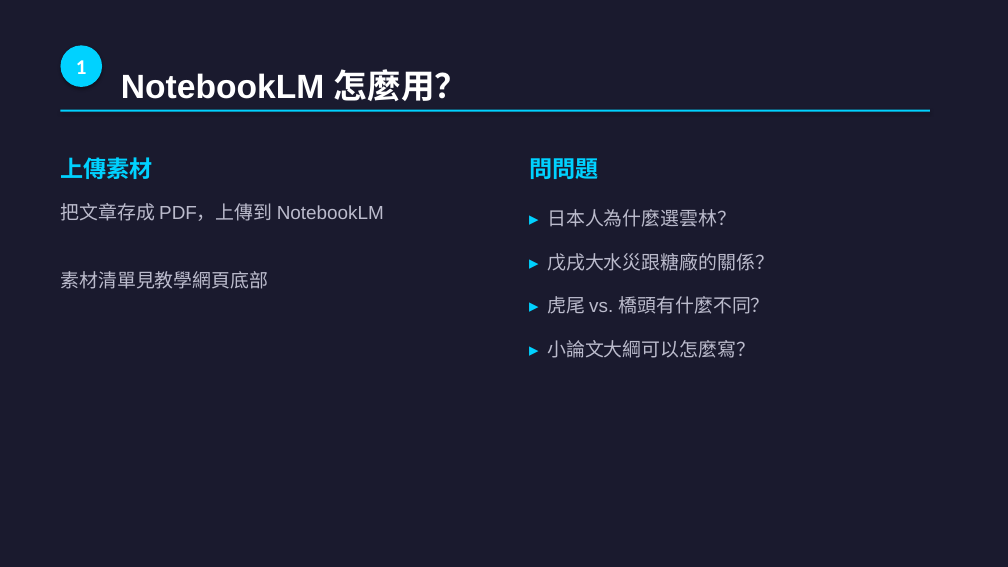
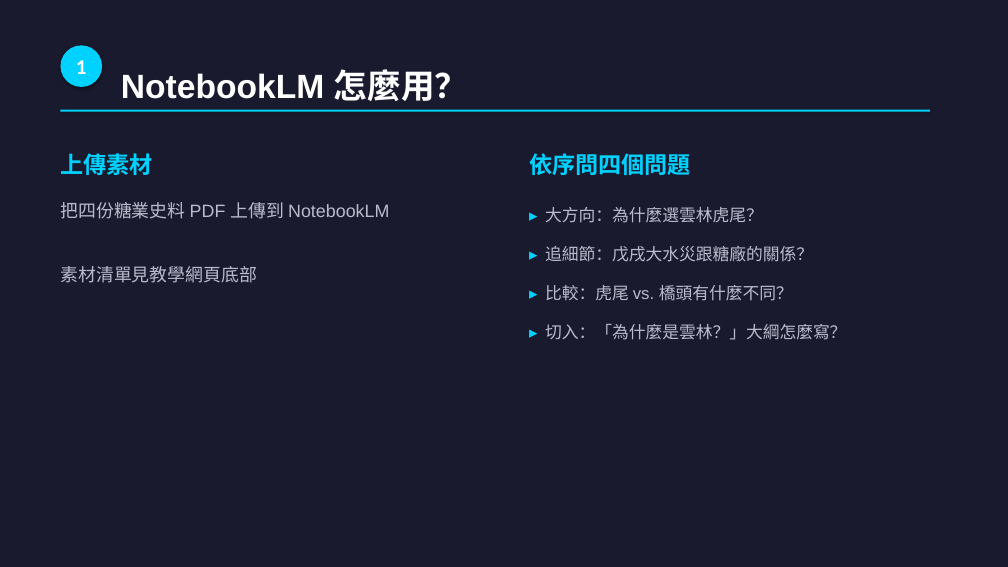
Before and after one commit to letranger/2026-04-30-AI-work, a slide deck: slide 6 of 和AI作朋友-工作坊簡報.pptx (slide 4 before the commit). Drawn at 1008x567 pixels with LibreOffice and Linux fonts; fonts in the diff are those of the drawing. Boxes give left, top, right and bottom in pixels: in the first picture for what was removed or moved away, otherwise in the second. Text is boxed around its words. In the diff, an @@ line names an element or a change of style, - is before the commit and + after.

```diff
--- a/和AI作朋友-工作坊簡報.pptx
+++ b/和AI作朋友-工作坊簡報.pptx
@@ text "上傳素材": place and size @@
-text "上傳素材" at [60, 157, 152, 179]
+text "上傳素材" at [60, 153, 152, 175]
@@ text at [529, 153, 690, 175]: text changed @@
-問問題
+依序問四個問題
@@ text at [60, 202, 389, 283]: text changed; size 18 to 17 pt @@
-把文章存成 PDF，上傳到 NotebookLM
-素材清單見教學網頁底部
+把四份糖業史料 PDF 上傳到 NotebookLM
+素材清單見教學網頁底部
@@ text at [545, 207, 846, 340]: text changed; size 18 to 16 pt @@
-▸ 日本人為什麼選雲林？
-▸ 戊戌大水災跟糖廠的關係？
-▸ 虎尾 vs. 橋頭有什麼不同？
-▸ 小論文大綱可以怎麼寫？
+▸ 大方向：為什麼選雲林虎尾？
+▸ 追細節：戊戌大水災跟糖廠的關係？
+▸ 比較：虎尾 vs. 橋頭有什麼不同？
+▸ 切入：「為什麼是雲林？」大綱怎麼寫？
```
Also in this commit, not shown: 16 other slides changed, 12 slides added, 2 slides removed, 1 other file.
